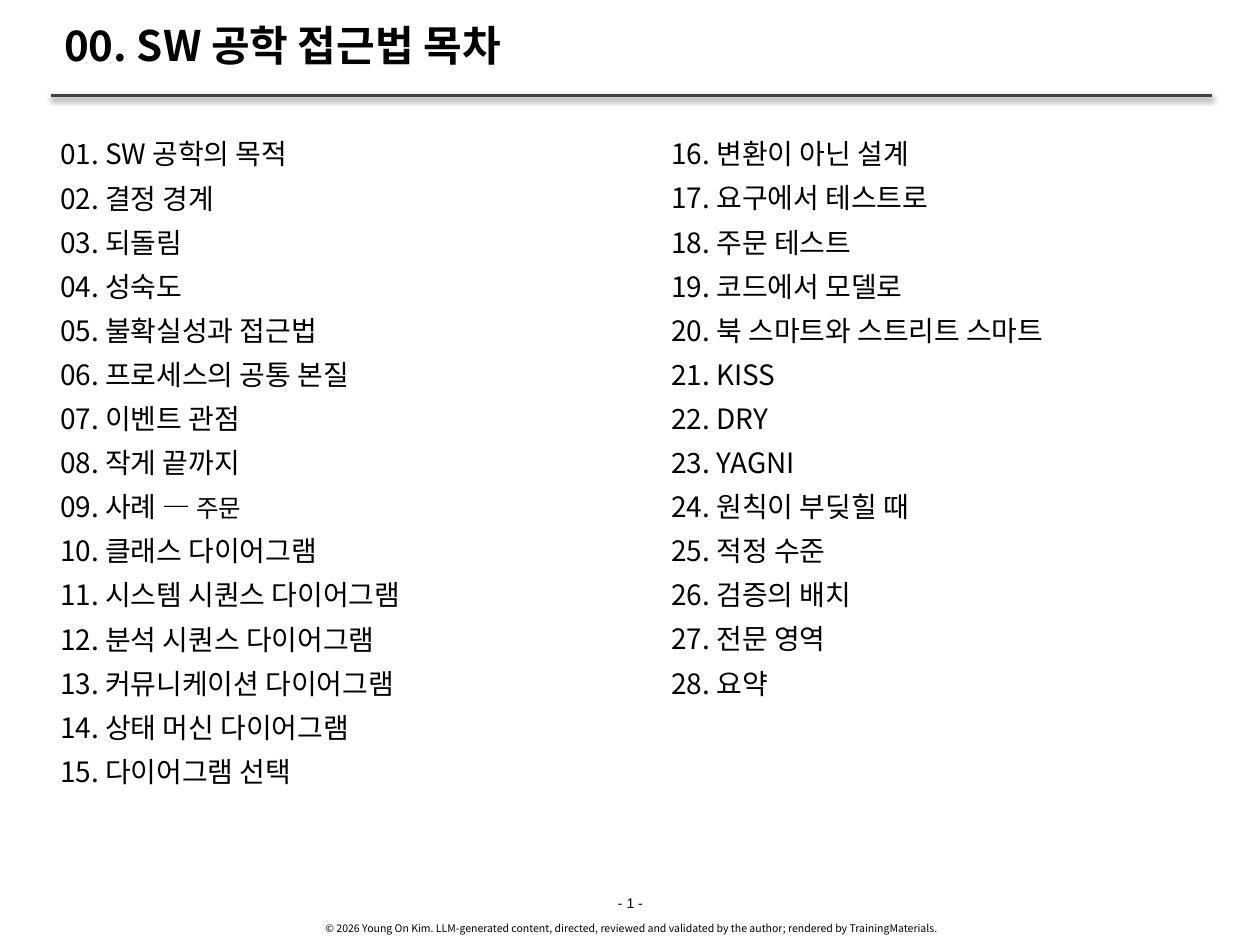
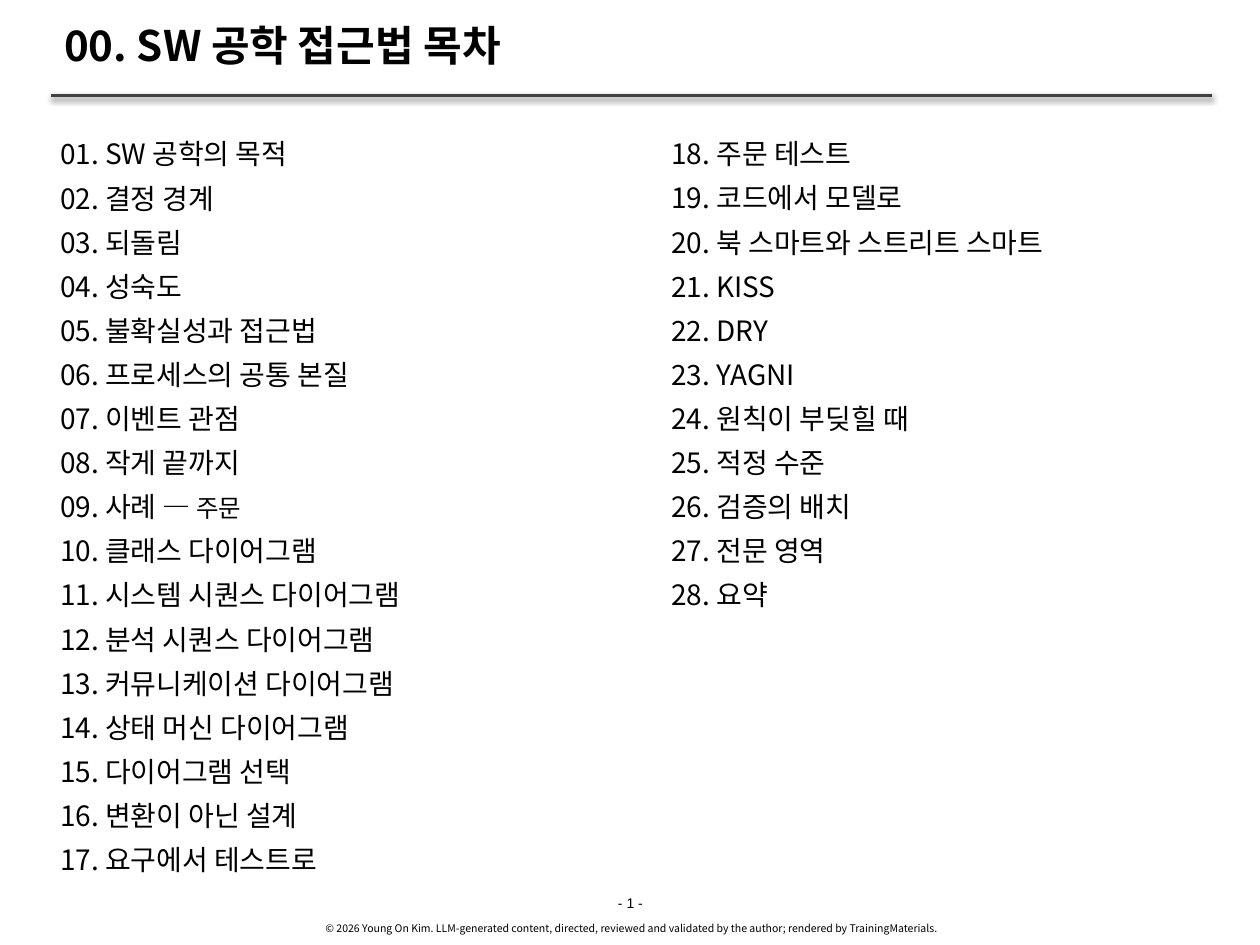
Before and after one commit to YoungSan77/TrainingMaterials, a slide deck: slide 1 of references/sw-engineering-approach/sw-engineering-approach.pptx. Drawn at 1260x945 pixels with LibreOffice and Linux fonts; fonts in the diff are those of the drawing. Boxes give left, top, right and bottom in pixels: in the first picture for what was removed or moved away, otherwise in the second. Text is boxed around its words. In the diff, an @@ line names an element or a change of style, - is before the commit and + after.

```diff
--- a/references/sw-engineering-approach/sw-engineering-approach.pptx
+++ b/references/sw-engineering-approach/sw-engineering-approach.pptx
@@ text at bbox=[671, 140, 928, 211]: paragraphs removed @@
-  16. 변환이 아닌 설계
-  17. 요구에서 테스트로
@@ text at bbox=[60, 802, 317, 873]: paragraphs added @@
+  16. 변환이 아닌 설계
+  17. 요구에서 테스트로
```
Also in this commit, not shown: 16 other slides changed, 15 other files.
